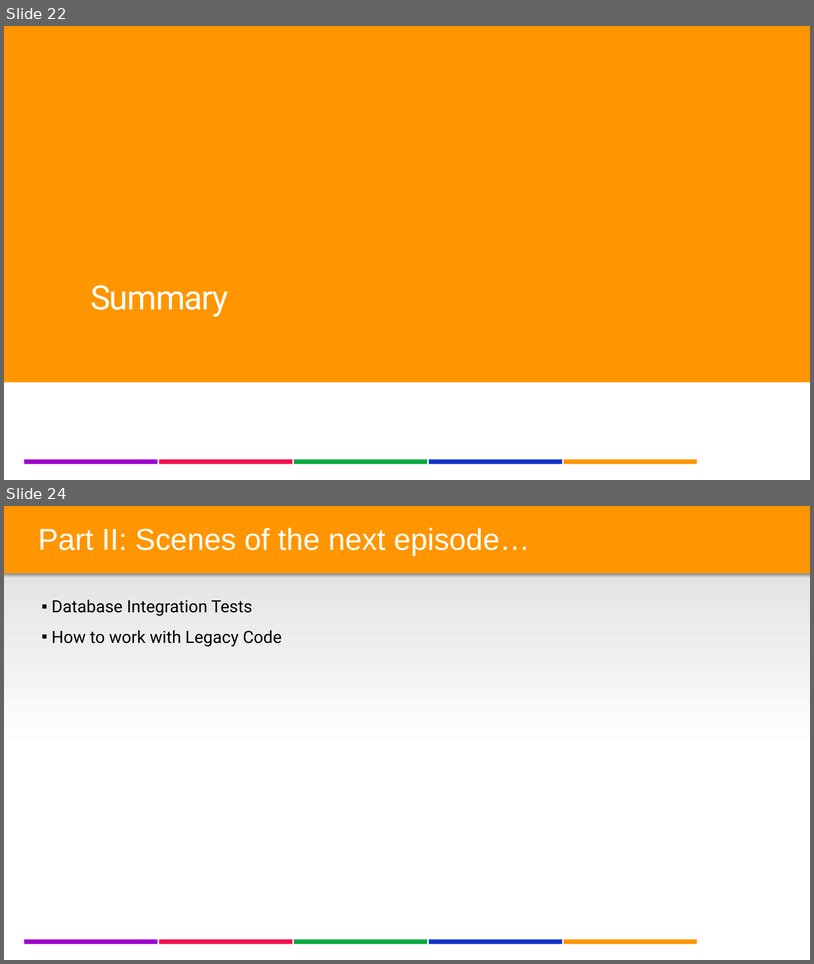
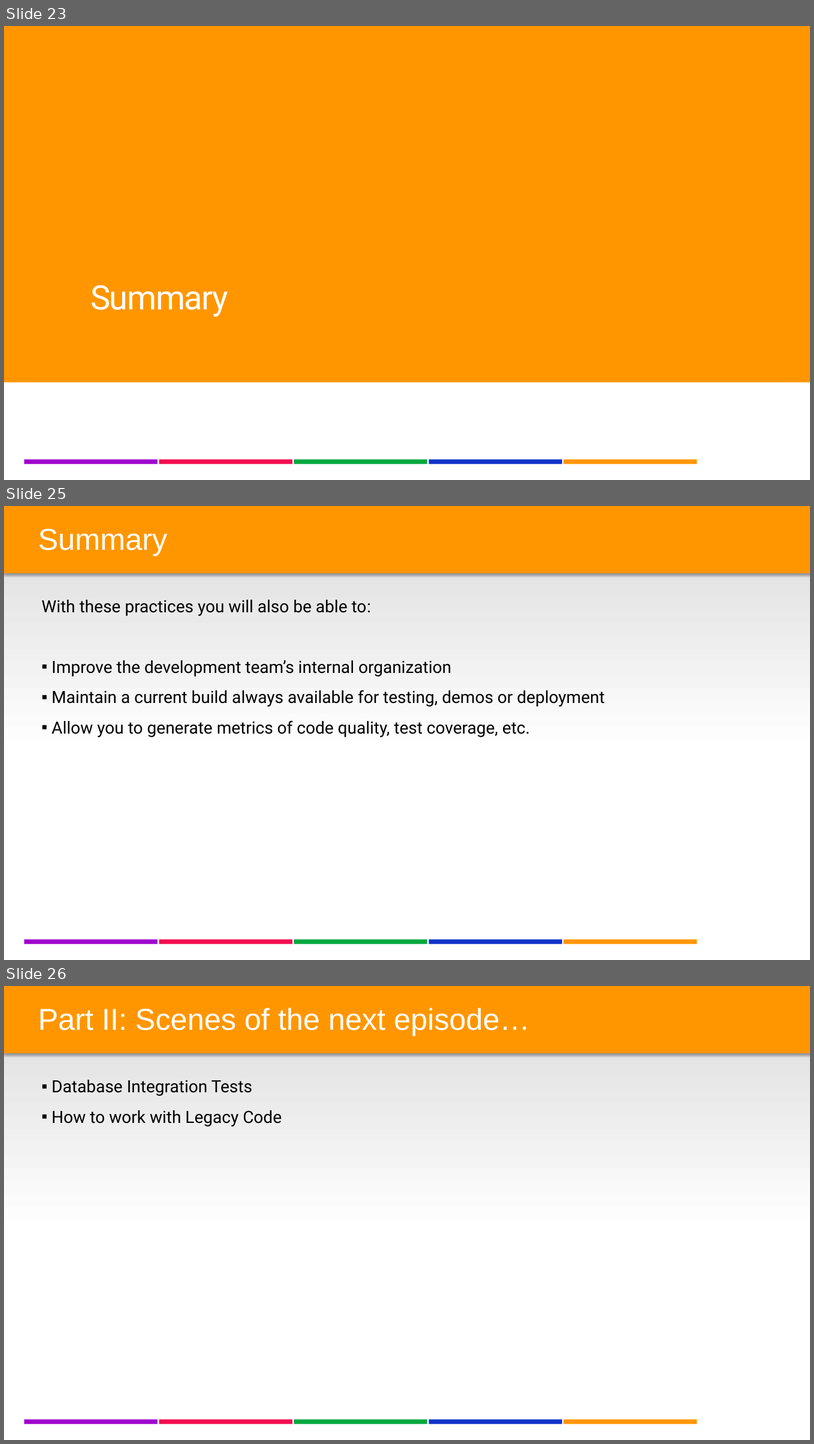
Before and after one commit to lgoldin/TestOrientedDevelopment, a slide deck: DesigningTestableApplications v2.pptx. Shown one above the other, each under a label of ours: slides 22 and 24 before the commit, slides 23, 25 and 26 after it; the slides between them are not shown. The pictures are 814x964 and 814x1444 pixels, drawn with LibreOffice and Linux fonts; fonts in the diff are those of the drawing; background and template pictures are left out. Boxes give left, top, right and bottom in pixels: in the first picture for what was removed or moved away, otherwise in the second. Text is boxed around its words. In the diff, an @@ line names an element or a change of style, - is before the commit and + after.

```diff
--- a/DesigningTestableApplications v2.pptx
+++ b/DesigningTestableApplications v2.pptx
@@ slide 25 added at [4, 506, 810, 960], background #FFFFFF; not listed: 7 template elements that a slide beside it also shows @@
@@ rectangle added at [4, 506, 810, 573], fill #FF9600 @@
@@ text added at [38, 528, 168, 556], 36 pt, text #FFFFFF @@
+Summary
@@ text added at [42, 600, 605, 737], 20 pt, text #000000 @@
+  With these practices you will also be able to:
+  ▪ Improve the development team’s internal organization
+  ▪ Maintain a current build always available for testing, demos or deployment
+  ▪ Allow you to generate metrics of code quality, test coverage, etc.
@@ what was slide 22 is now slide 23 @@
@@ what was slide 24 is now slide 26 @@
```
Also in this commit, not shown: 2 slides changed, 1 other slide added, 1 other file.
